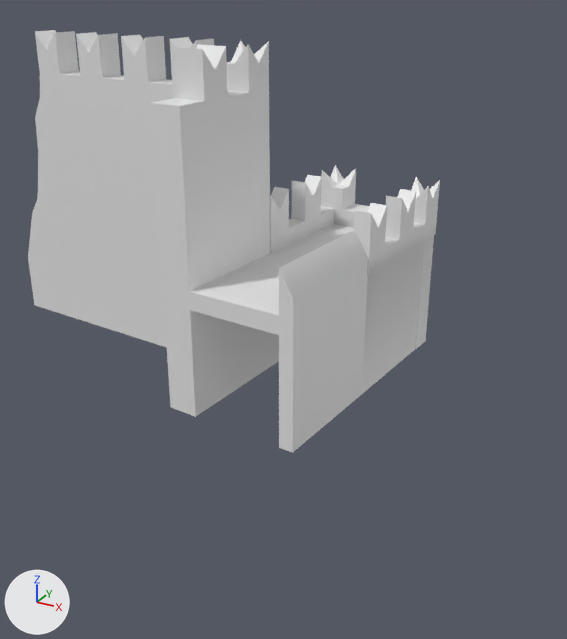
Renders of the FBX model Game Test/Assets/Villafranca/Castello/Castello.fbx from each side of a commit.
The view is the same before and after, from a camera (50 mm lens) standing at (22.8, -292.9, 21.4) and looking at (4.4, -259.5, 4.7). The axes (+X, +Y, +Z) are drawn at lower left. The lights are the same throughout. Where no turn or scale is listed for an object, it has been applied to the vertices.

Names of what the first picture shows: 'Frontale_Muro_Rotto', 'Ingresso_Facciata', 'Ingresso_Muro_Dx', 'Ingresso_Muro_Sx', 'Soffitto_Ingresso'.
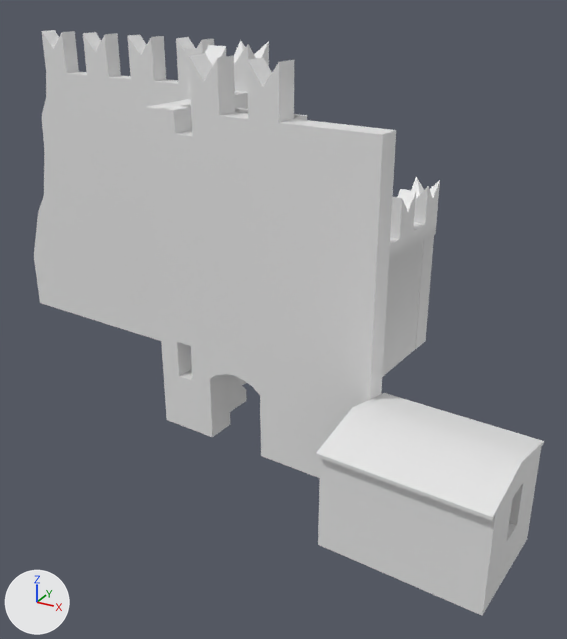
Patch to the scene script:
```diff
--- a/Game Test/Assets/Villafranca/Castello/Castello.fbx.py
+++ b/Game Test/Assets/Villafranca/Castello/Castello.fbx.py
@@ me_mesh @@
 # used by ob_frontale_muro_rotto; location = (-6.83, -256.57, 7.5)
-me_mesh.from_pydata(...)  # 249 vertices, 222 faces; spans x -10.5..8.8, y -7.0..1.7, z -7.5..10.8
+me_mesh.from_pydata(...)  # 1425 vertices, 1096 faces; spans x -10.5..18.8, y -9.0..1.7, z -7.5..10.8
+# me_mesh part 1: 111 vertices moved from x -10.5..6.9, y -6.8..0.2, z -7.5..10.8 to x -10.5..7.6, y -6.9..0.7, z -7.5..10.8; 3 vertices removed from x 6.4..6.9, y -6.8..-1.6, z -4.4..9.8; 1179 vertices added at x -5.3..18.8, y -9.0..0.2, z -7.5..10.8
@@ me_mesh_1 @@
+me_mesh_1.from_pydata(...)  # 187 vertices, 227 faces; spans x -0.3..0.28, y -1.58..1.4, z -0.3..3.2
@@ me_mesh_001_1 @@
+me_mesh_001_1.from_pydata(...)  # 208 vertices, 204 faces; spans x -2.25..5.23, y -3.32..2.96, z -2.25..3.0
@@ ob_soffitto_ingresso @@
-ob_soffitto_ingresso = bpy.data.objects.new('Soffitto_Ingresso', me_mesh_001)
-ob_soffitto_ingresso.location = (4.96, -252.73, 6.6)
@@ ob_ingresso_muretto_scala @@
+ob_ingresso_muretto_scala = bpy.data.objects.new('Ingresso_Muretto_Scala', me_mesh_1)
+ob_ingresso_muretto_scala.location = (2.52, -262.08, 0.3)
@@ ob_museo @@
+ob_museo = bpy.data.objects.new('Museo', me_mesh_001_1)
+ob_museo.location = (13.77, -267.15, 2.25)
```

What differs and where, as boxes [x1, y1, x2, y2] in the pictures (567 x 639 px):
'Frontale_Muro_Rotto', reshaped (49% wider, 16% taller)
    before: [28, 30, 271, 417]
    after: [34, 30, 396, 478]
'Museo', added
    after: [316, 393, 544, 615]
'Soffitto_Ingresso', deleted
    before: [188, 224, 354, 335]
'Ingresso_Muretto_Scala', added
    after: [229, 376, 247, 412]
part 1 of me_mesh, built on
    before: [28, 30, 249, 417]
    after: [34, 30, 396, 478]
'Ingresso_Muro_Sx', unchanged, covered by the edit
    before: [279, 189, 425, 453]
    after: [382, 189, 425, 377]
'Ingresso_Muro_Dx', unchanged, covered by the edit
    before: [270, 175, 334, 366]
